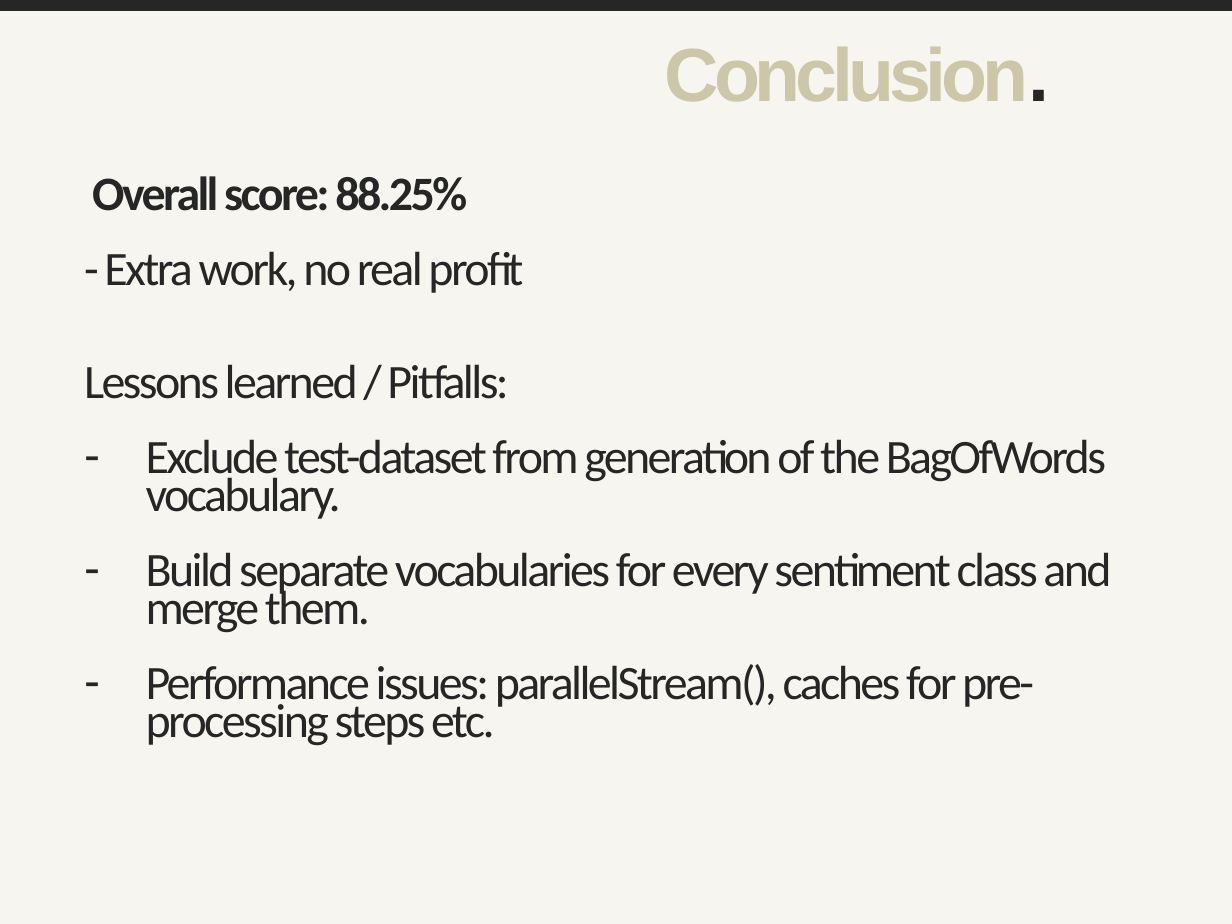
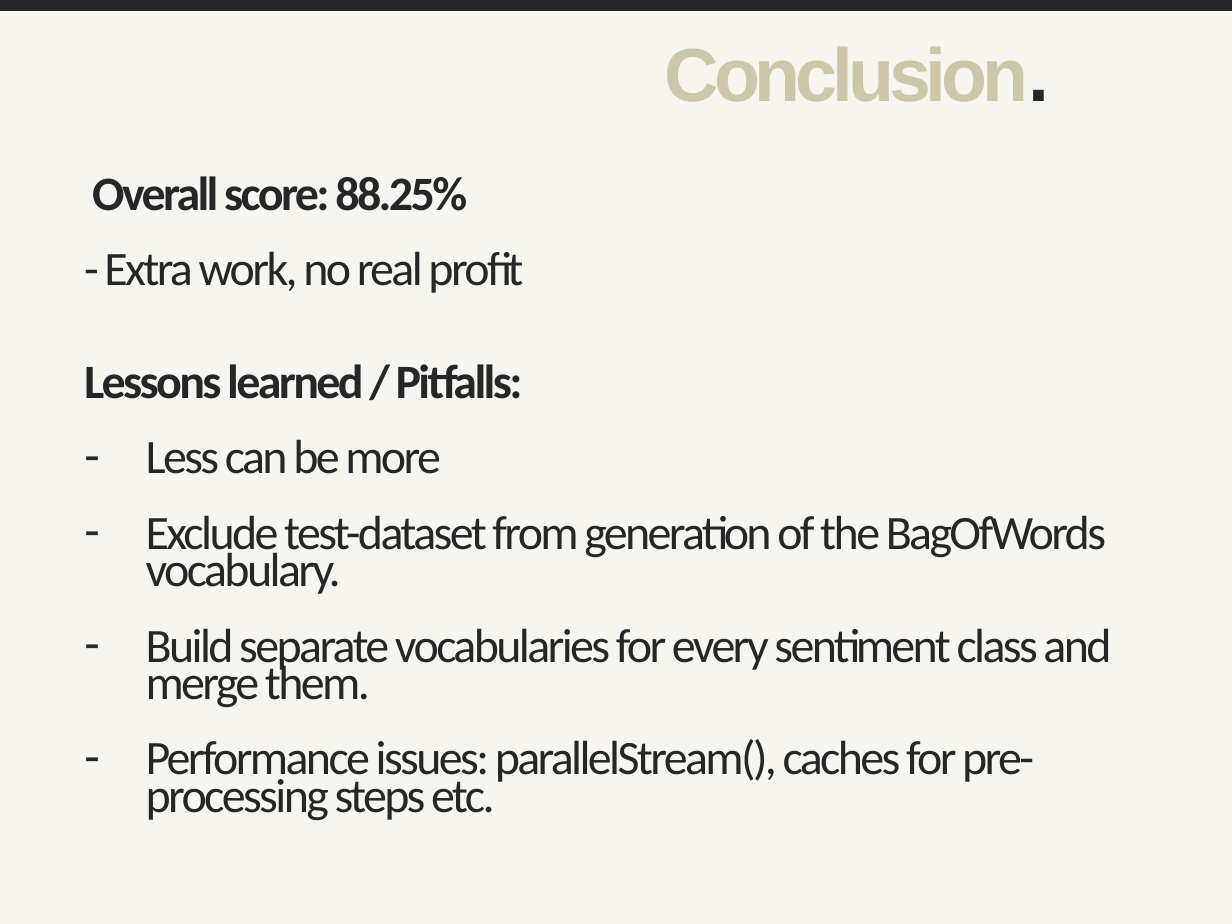
Before and after one commit to hosts1/ch.bfh.bti7535.w2017.rottentomatoes, a slide deck: slide 6 of docs/presentation.pptx. Drawn at 1232x924 pixels with LibreOffice and Linux fonts; fonts in the diff are those of the drawing. Boxes give left, top, right and bottom in pixels: in the first picture for what was removed or moved away, otherwise in the second. Text is boxed around its words. In the diff, an @@ line names an element or a change of style, - is before the commit and + after.

```diff
--- a/docs/presentation.pptx
+++ b/docs/presentation.pptx
@@ text at <box>84,364,523,399</box>: bold on in "Lessons learned / Pitfalls:" @@
@@ text at <box>146,439,441,474</box>: paragraph added @@
+– Less can be more
```
Also in this commit, not shown: 3 other slides changed, 1 other file.
